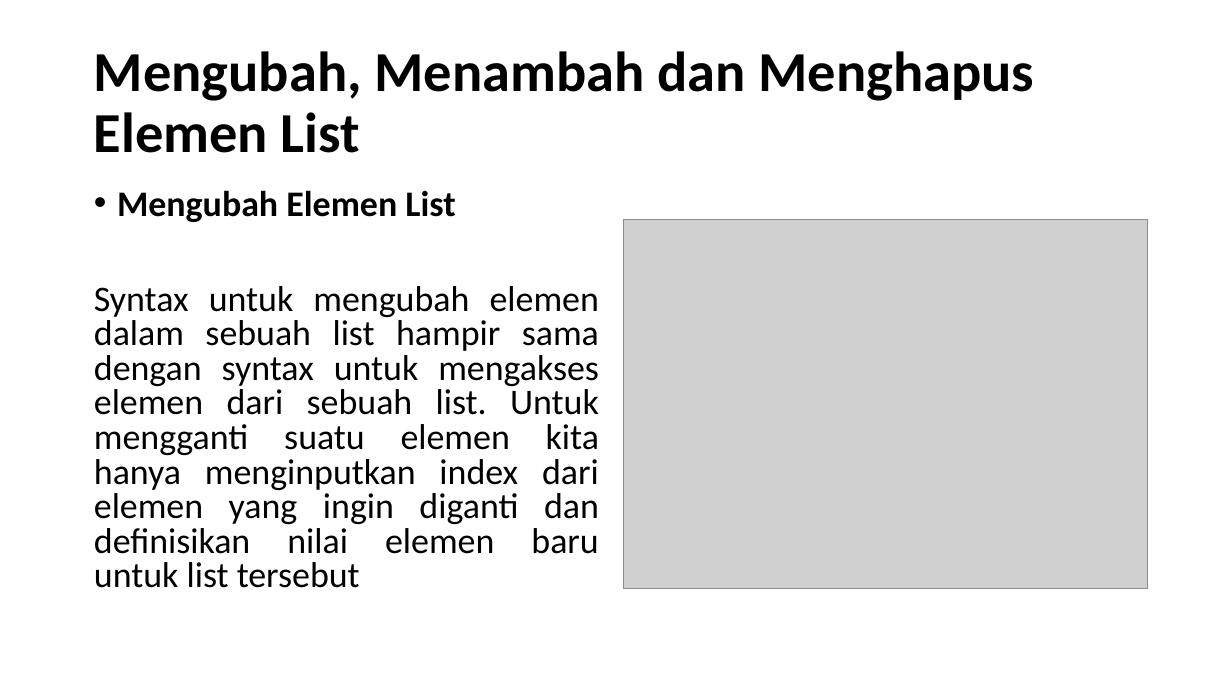
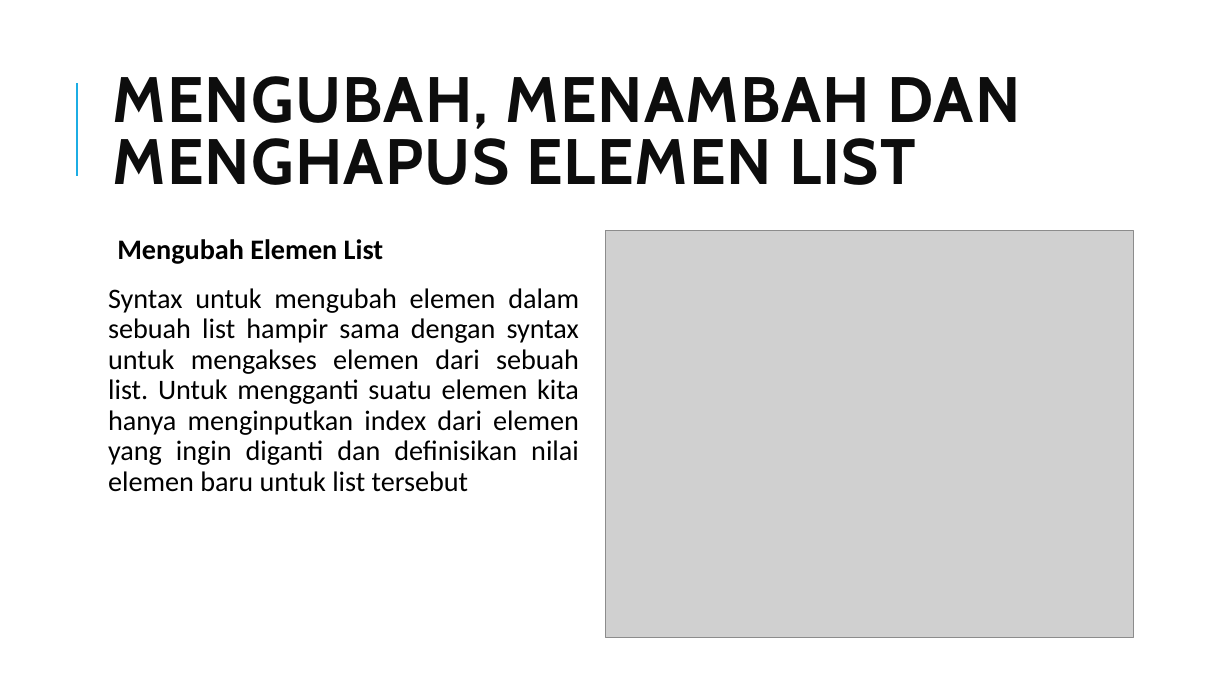
Before and after one commit to gunturadil/Deep-Learning_Guntur-Adil, a slide deck: slide 16 of Bahan ppt_Deep Learnin (dasar python)_Guntur Adil A.pptx (slide 15 before the commit). Drawn at 1232x693 pixels with LibreOffice and Linux fonts; fonts in the diff are those of the drawing; grey boxes stand for pictures. Boxes give left, top, right and bottom in pixels: in the first picture for what was removed or moved away, otherwise in the second. Text is boxed around its words. In the diff, an @@ line names an element or a change of style, - is before the commit and + after.

```diff
--- a/Bahan ppt_Deep Learnin (dasar python)_Guntur Adil A.pptx
+++ b/Bahan ppt_Deep Learnin (dasar python)_Guntur Adil A.pptx
@@ line added from (77, 176) to (77, 83), #1CADE4 1.5 pt @@
@@ title at (113,76,1020,185): text changed; size 44 to 50 pt; font Calibri to Cabin; text colour #000000 to #0D0D0D @@
-Mengubah, Menambah dan Menghapus Elemen List
+MENGUBAH, MENAMBAH DAN MENGHAPUS ELEMEN LIST
@@ text "Mengubah Elemen List": place and size @@
-text "Mengubah Elemen List" at (94,190,599,588)
+text "Mengubah Elemen List" at (108,239,579,492)
@@ text "Mengubah Elemen List" at (108,239,579,492): size 28 to 22 pt; bullet • to  ; line spacing 0.8 to 0.9; more space between paragraphs @@
@@ picture: place and size @@
-picture at (624,220,1148,589)
+picture at (605,231,1134,638)
```
Also in this commit, not shown: 18 other slides changed, 9 slides added, 4 slides removed.
